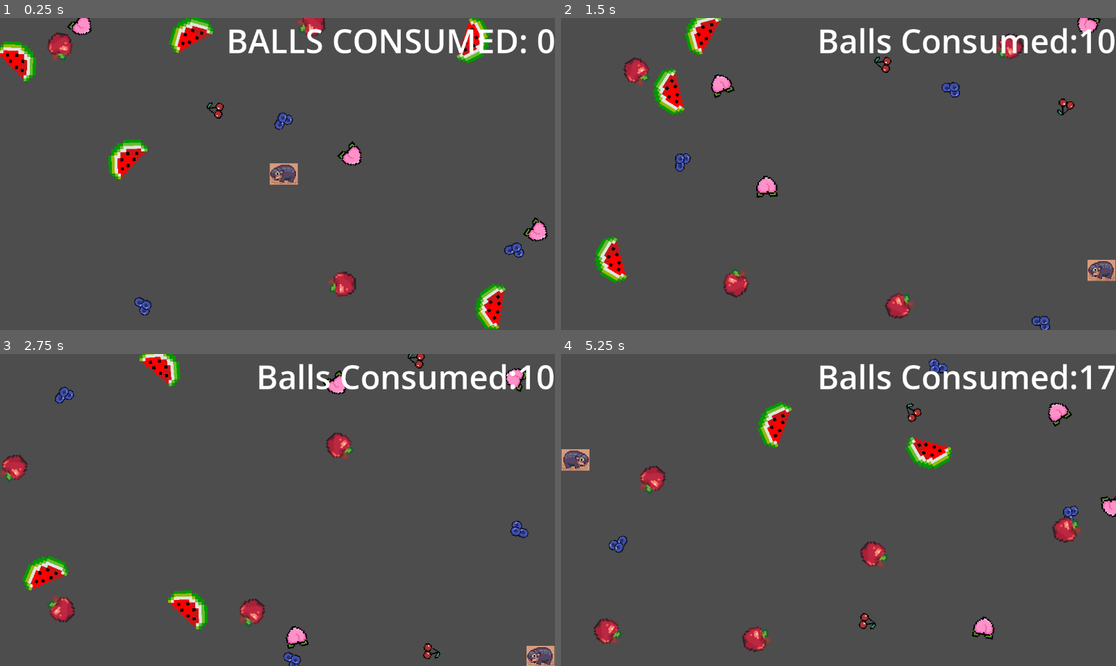
Above: before the commit, frames 1-4 (two rows, left to right).
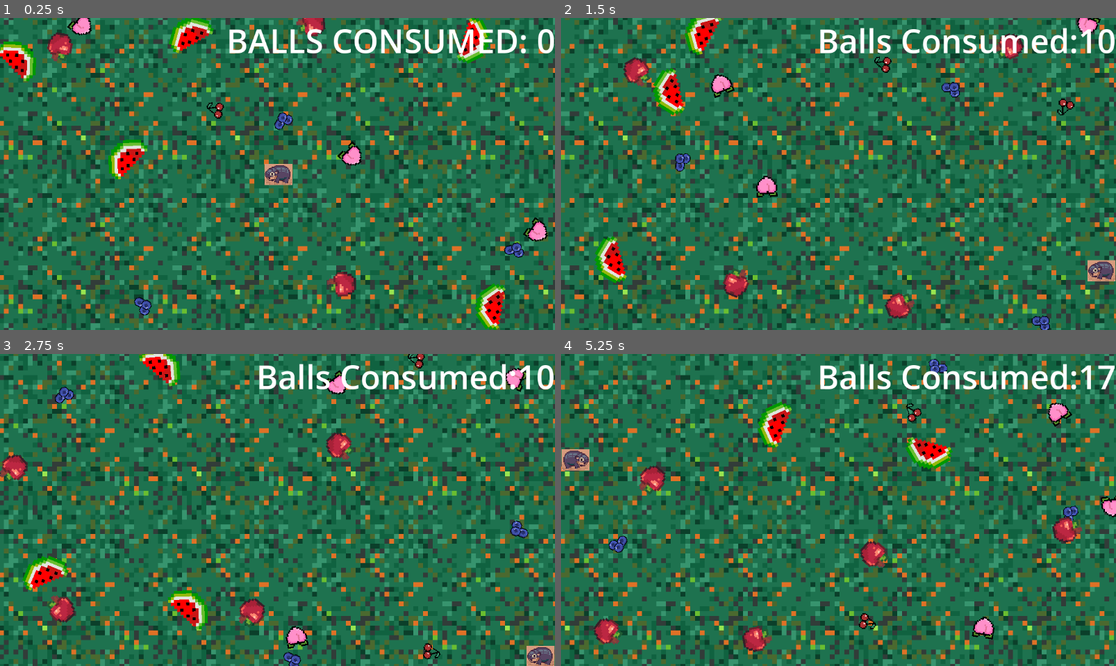
Above: after the commit, the same moments.

Repository: LTnano/MooDeng
Game: Godot game, scene res://Levels/TestGameplay.tscn
Two runs of this game, one before a commit and one after it. Both use one fixed random seed, a clock stepped at 60 frames per second and the inputs below.
Inputs:
- Up to frame 1 (0.25 s): no input
- Up to frame 2 (1.5 s): hold D (move_right) 0.53-1.28 s; hold Down (move_down) from 1.28 s (still down)
- Up to frame 3 (2.75 s): release Down (move_down) at 2.03 s; hold D (move_right) from 2.03 s (still down)
- Up to frame 4 (5.25 s): release D (move_right) at 2.78 s; hold W (move_up) 2.78-3.53 s; hold Left (move_left) 3.53-5.03 s; hold Down (move_down) from 5.03 s (still down)

The runs differ from the first frame. In frame 1, 94% of the frame differs, in the area x 0-100%, y 0-100%; in frame 2, 94%; in frame 3, 94%; in frame 4, 95%.

Commit message:
added some stuff

Diff:
--- a/Levels/TestGameplay.tscn
+++ b/Levels/TestGameplay.tscn
@@ -6,6 +6,7 @@
 [ext_resource type="PackedScene" uid="uid://bt4etflsidt30" path="res://Assets/ballspawner.tscn" id="2_w7lws"]
 [ext_resource type="PackedScene" uid="uid://p8rc0idb7qim" path="res://Levels/barrier.tscn" id="4_mwrxl"]
 [ext_resource type="Script" uid="uid://bkufkq1q5hs4b" path="res://Levels/ballspawncontainer.gd" id="7_ciu7a"]
+[ext_resource type="Texture2D" uid="uid://b3inbvekgjf8t" path="res://Assets/placeholdergrass.png" id="7_rv2wt"]
 
 [sub_resource type="RectangleShape2D" id="RectangleShape2D_w7lws"]
 size = Vector2(1130, 630)
@@ -13,11 +14,15 @@
 [node name="TestGameplay" type="Node2D"]
 script = ExtResource("1_1xdii")
 
-[node name="MooDeng" parent="." node_paths=PackedStringArray("boundary") instance=ExtResource("1_jhy4y")]
-position = Vector2(13, 0)
-boundary = NodePath("../ArenaArea")
-speed = 1000
-offset = Vector2(30, 20)
+[node name="Parallax2D" type="Parallax2D" parent="."]
+repeat_size = Vector2(320, 320)
+autoscroll = Vector2(-32, 0)
+repeat_times = 30
+
+[node name="GrassSprite" type="Sprite2D" parent="Parallax2D"]
+texture_repeat = 2
+scale = Vector2(10, 10)
+texture = ExtResource("7_rv2wt")
 
 [node name="MainCamera" type="Camera2D" parent="."]
 
@@ -68,3 +73,9 @@
 position = Vector2(2, 1)
 shape = SubResource("RectangleShape2D_w7lws")
 debug_color = Color(0.267285, 0.633484, 0, 0.027451)
+
+[node name="MooDeng" parent="." node_paths=PackedStringArray("boundary") instance=ExtResource("1_jhy4y")]
+position = Vector2(2, 1)
+boundary = NodePath("../ArenaArea")
+speed = 1000
+offset = Vector2(30, 20)
Binary file added: Assets/placeholdergrass.png
Not shown, added: Assets/placeholdergrass.png.import
Binary file added: Assets/tuft.png
Not shown, added: Assets/tuft.png.import
Not shown: 1 places in Levels/TestGameplay.tscn that only renumber resources
